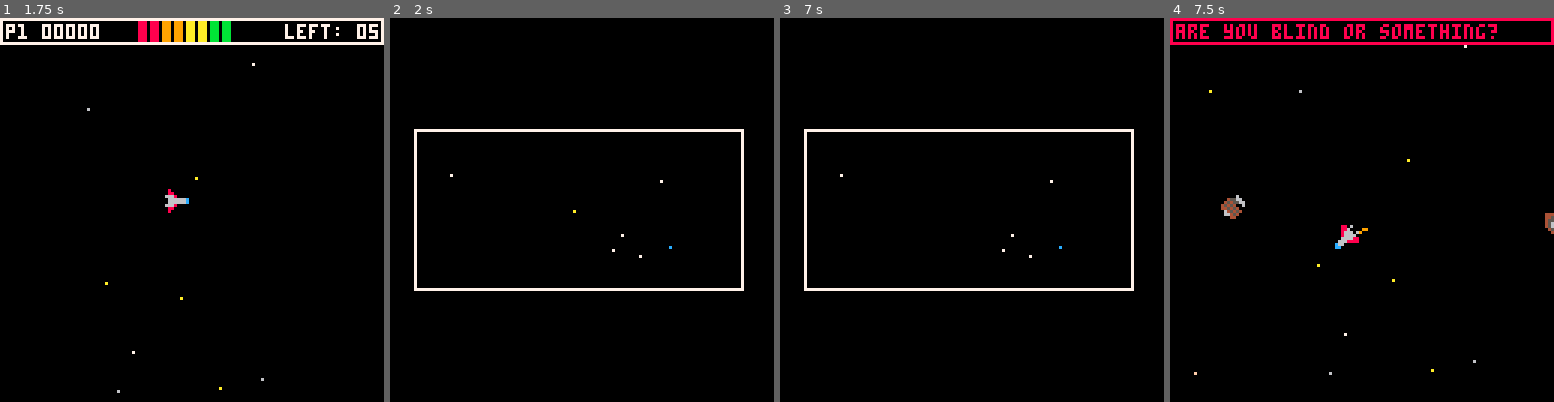
Above: before the commit, frames 1-4 (left to right).
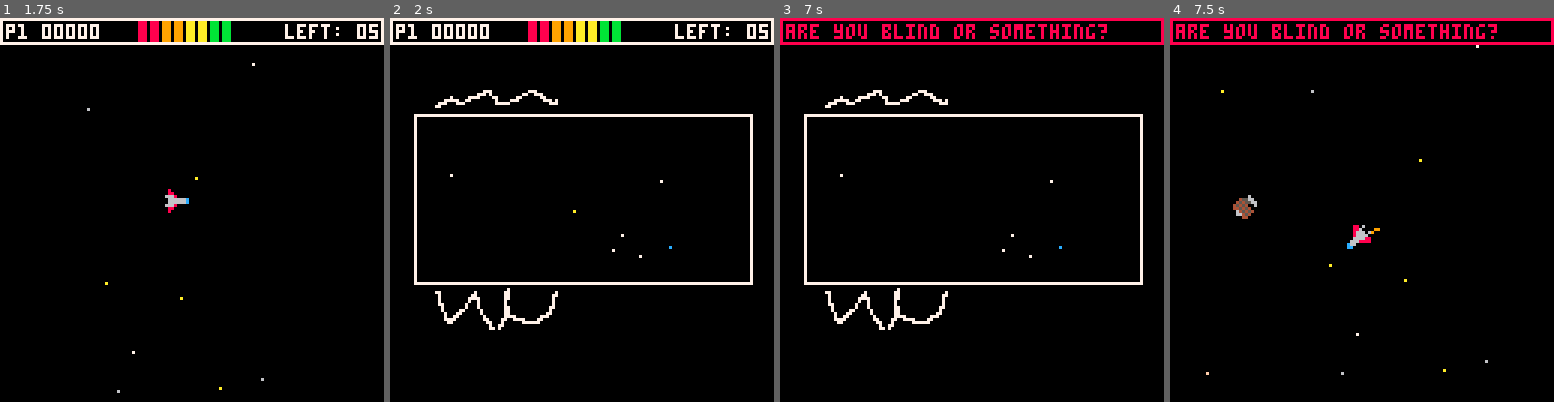
Above: after the commit, the same moments.

Repository: nsatragno/pico8-carts
Game: PICO-8 cartridge space_rescue.p8
Same seed, same stepped clock (60 frames per second), same inputs: the game is played once before the commit and once after it.
Inputs:
- Up to frame 1 (1.75 s): tap X (X key) at 0.33, 1.07 s; tap O (Z key) at 0.7, 1.7 s; hold Right from 1.6 s (still down)
- Up to frame 2 (2 s): keep holding Right; tap X (X key) at 1.85 s
- Up to frame 3 (7 s): release Right at 2.1 s; tap O (Z key) every 0.4 s from 2.1 to 6.9 s; hold Up 2.15-2.42 s; hold Right 2.47-3.03 s; tap X (X key) every 1.12 s from 2.97 to 6.32 s; hold Left 3.08-3.58 s; hold Down 3.63-3.97 s; hold Right 4.02-4.68 s; hold Up 4.73-5.03 s; hold Left 5.08-5.68 s; hold Down 5.73-6.03 s; hold Right 6.08-6.58 s; hold Right from 6.63 s (still down)
- Up to frame 4 (7.5 s): release Right at 7.13 s; hold Up 7.18-7.45 s; tap O (Z key) at 7.3 s; tap X (X key) at 7.43 s

Frame 1 is identical in both runs. In frame 2, 7.8% of the frame differs, in the area x 0-100%, y 0-82%; in frame 3, 7.3%; in frame 4, 1.0%.

Commit message:
Minor music tweak and WIP radar graphics.

Diff:
--- a/space_rescue.p8
+++ b/space_rescue.p8
@@ -800,21 +800,6 @@
   return
  end
 
- -- draw the radar
- if state == "radar" then
-  rect(8, 37, 117, 90, 7)
-  for astro in all(astros) do
-   pset(radar_x(astro.x), radar_y(astro.y), 7)
-  end
-  for healthpack in all(healthpacks) do
-   pset(radar_x(healthpack.x), radar_y(healthpack.y), 12)
-  end
-  if flr(time() * 3) % 2 == 0 then
-   pset(radar_x(x), radar_y(y), 10)
-  end
-  return
- end
-
  -- play the intro
  if state == "intro" then
   if #intro_messages <= 1 then
@@ -877,138 +862,157 @@
  camera(camera_x, camera_y)
 
  -- draw the stars
- for star in all(stars) do
-  pset(star.x, star.y, star.color)
- end
-
- -- draw the particles
- for part in all(parts) do
-  pset(part.x, part.y, part.color)
- end
-
- -- draw the ship
- if state == "alive" or state == "next level" or state == "menu" then
-  spr(a * 8 + 1, x, y)
- elseif state == "dead" then
-  spr(explosion_for(time_death), x, y)
- end
-
- -- draw the shots
- for shot in all(shots) do
-  pset(shot.x + 4, shot.y + 4, 12)
- end
-
- -- draw the astronauts
- for astro in all(astros) do
-  if astro.state == "dead" then
-   sp = explosion_for(astro.life)
-  else
-   sp = 9
-  end
-  spr(sp, astro.x, astro.y)
- end
-
- -- draw the healthpacks
- for healthpack in all(healthpacks) do
-  if healthpack.state == "dead" then
-   sp = explosion_for(healthpack.life)
-  else
-   sp = 43
-  end
-  spr(sp, healthpack.x, healthpack.y)
- end
-
- -- draw the debris
- for debri in all(debris) do
-  if debri.state == "dead" then
-   sp = explosion_for(debri.life)
-  else
-   sp = debri.sp
-  end
-  spr(sp, debri.x, debri.y)
- end
-
- -- draw the octopi
- for octopus in all(octopi) do
-  if octopus.state == "dead" then
-   sp = explosion_for(octopus.life)
-  elseif flr(time() * 5) % 2 == 0 then
-   sp = 32
-  else
-   sp = 48
-  end
-  spr(sp, octopus.x, octopus.y)
- end
-
- -- draw the chompers
- for chomper in all(chompers) do
-  if chomper.state == "dead" then
-   sp = explosion_for(chomper.life)
-  elseif flr(time() * 5) % 2 == 0 then
-   sp = 33 + atan2(chomper.dx, -chomper.dy) * 8
-  else
-   sp = 49 + atan2(chomper.dx, -chomper.dy) * 8
-  end
-  spr(sp, chomper.x, chomper.y)
- end
-
- -- draw the eyes
- for eye in all(eyes) do
-  if eye.state == "dead" then
-   sp = explosion_for(eye.life)
-  elseif eye.state == "charging" then
-   sp = 57
-  else
-   sp = 41
-  end
-  spr(sp, eye.x, eye.y)
- end
-
- -- draw the lookouts
- for lookout in all(lookouts) do
-  if lookout.state == "dead" then
-   sp = explosion_for(lookout.life)
-  elseif lookout.state == "charged" then
-   sp = 71 + flr(time() * 3) % 2
-  else
-   sp = 73 + lookout.cd / 133
-  end
-  spr(sp, lookout.x, lookout.y)
-  if lookout.state == "charged" then
-   spr(80 + lookout.a * 8, lookout.x, lookout.y)
-  end
- end
-
- -- draw the shells
- for shell in all(shells) do
-  if shell.state == "dead" then
-   sp = explosion_for(shell.life)
-  elseif shell.state == "closed" then
-   sp = 77
-  else
-   sp = 76
-  end
-  spr(sp, shell.x, shell.y)
- end
-
- -- draw the missiles
- for missile in all(missiles) do
-  if missile.state == "dead" then
-   sp = explosion_for(missile.life)
-  else
-   sp = 80 + atan2(missile.dx, -missile.dy) * 8
-  end
-  spr(sp, missile.x, missile.y)
- end
-
- -- draw the bullets
- for bullet in all(bullets) do
-  pset(bullet.x + 4,
-       bullet.y + 4, 8)
+ if state != "radar" then
+  for star in all(stars) do
+   pset(star.x, star.y, star.color)
+  end
+
+  -- draw the particles
+  for part in all(parts) do
+   pset(part.x, part.y, part.color)
+  end
+
+  -- draw the ship
+  if state == "alive" or state == "next level" or state == "menu" then
+   spr(a * 8 + 1, x, y)
+  elseif state == "dead" then
+   spr(explosion_for(time_death), x, y)
+  end
+
+  -- draw the shots
+  for shot in all(shots) do
+   pset(shot.x + 4, shot.y + 4, 12)
+  end
+
+  -- draw the astronauts
+  for astro in all(astros) do
+   if astro.state == "dead" then
+    sp = explosion_for(astro.life)
+   else
+    sp = 9
+   end
+   spr(sp, astro.x, astro.y)
+  end
+
+  -- draw the healthpacks
+  for healthpack in all(healthpacks) do
+   if healthpack.state == "dead" then
+    sp = explosion_for(healthpack.life)
+   else
+    sp = 43
+   end
+   spr(sp, healthpack.x, healthpack.y)
+  end
+
+  -- draw the debris
+  for debri in all(debris) do
+   if debri.state == "dead" then
+    sp = explosion_for(debri.life)
+   else
+    sp = debri.sp
+   end
+   spr(sp, debri.x, debri.y)
+  end
+
+  -- draw the octopi
+  for octopus in all(octopi) do
+   if octopus.state == "dead" then
+    sp = explosion_for(octopus.life)
+   elseif flr(time() * 5) % 2 == 0 then
+    sp = 32
+   else
+    sp = 48
+   end
+   spr(sp, octopus.x, octopus.y)
+  end
+
+  -- draw the chompers
+  for chomper in all(chompers) do
+   if chomper.state == "dead" then
+    sp = explosion_for(chomper.life)
+   elseif flr(time() * 5) % 2 == 0 then
+    sp = 33 + atan2(chomper.dx, -chomper.dy) * 8
+   else
+    sp = 49 + atan2(chomper.dx, -chomper.dy) * 8
+   end
+   spr(sp, chomper.x, chomper.y)
+  end
+
+  -- draw the eyes
+  for eye in all(eyes) do
+   if eye.state == "dead" then
+    sp = explosion_for(eye.life)
+   elseif eye.state == "charging" then
+    sp = 57
+   else
+    sp = 41
+   end
+   spr(sp, eye.x, eye.y)
+  end
+
+  -- draw the lookouts
+  for lookout in all(lookouts) do
+   if lookout.state == "dead" then
+    sp = explosion_for(lookout.life)
+   elseif lookout.state == "charged" then
+    sp = 71 + flr(time() * 3) % 2
+   else
+    sp = 73 + lookout.cd / 133
+   end
+   spr(sp, lookout.x, lookout.y)
+   if lookout.state == "charged" then
+    spr(80 + lookout.a * 8, lookout.x, lookout.y)
+   end
+  end
+
+  -- draw the shells
+  for shell in all(shells) do
+   if shell.state == "dead" then
+    sp = explosion_for(shell.life)
+   elseif shell.state == "closed" then
+    sp = 77
+   else
+    sp = 76
+   end
+   spr(sp, shell.x, shell.y)
+  end
+
+  -- draw the missiles
+  for missile in all(missiles) do
+   if missile.state == "dead" then
+    sp = explosion_for(missile.life)
+   else
+    sp = 80 + atan2(missile.dx, -missile.dy) * 8
+   end
+   spr(sp, missile.x, missile.y)
+  end
+
+  -- draw the bullets
+  for bullet in all(bullets) do
+   pset(bullet.x + 4,
+        bullet.y + 4, 8)
+  end
+ end -- state != "radar"
+
+ camera()
+
+ -- draw the radar
+ if state == "radar" then
+  spr(192, 0, 24, 16, 1)
+  spr(224, 0, 88, 16, 2)
+  rect(8, 32, 120, 88, 7)
+  for astro in all(astros) do
+   pset(radar_x(astro.x), radar_y(astro.y), 7)
+  end
+  for healthpack in all(healthpacks) do
+   pset(radar_x(healthpack.x), radar_y(healthpack.y), 12)
+  end
+  if flr(time() * 3) % 2 == 0 then
+   pset(radar_x(x), radar_y(y), 10)
+  end
  end
 
  -- draw the hud
- camera()
  if state == "game over" then
   print(center("game  over"), 0, 48, 8)
   print(center("score: "..pad(score, 5)), 0, 56, 11)
Not shown, changed: 64 lines of the sprite sheet (__gfx__) section of space_rescue.p8
Not shown, changed: the sound effects (__sfx__) section of space_rescue.p8
